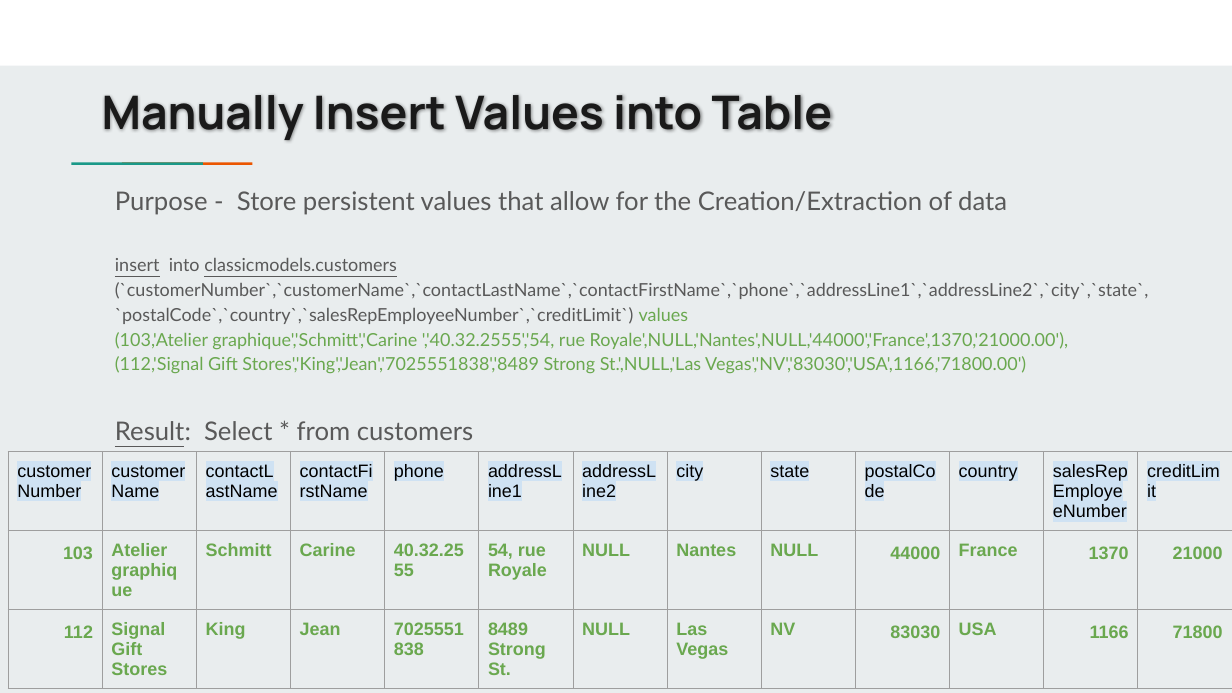
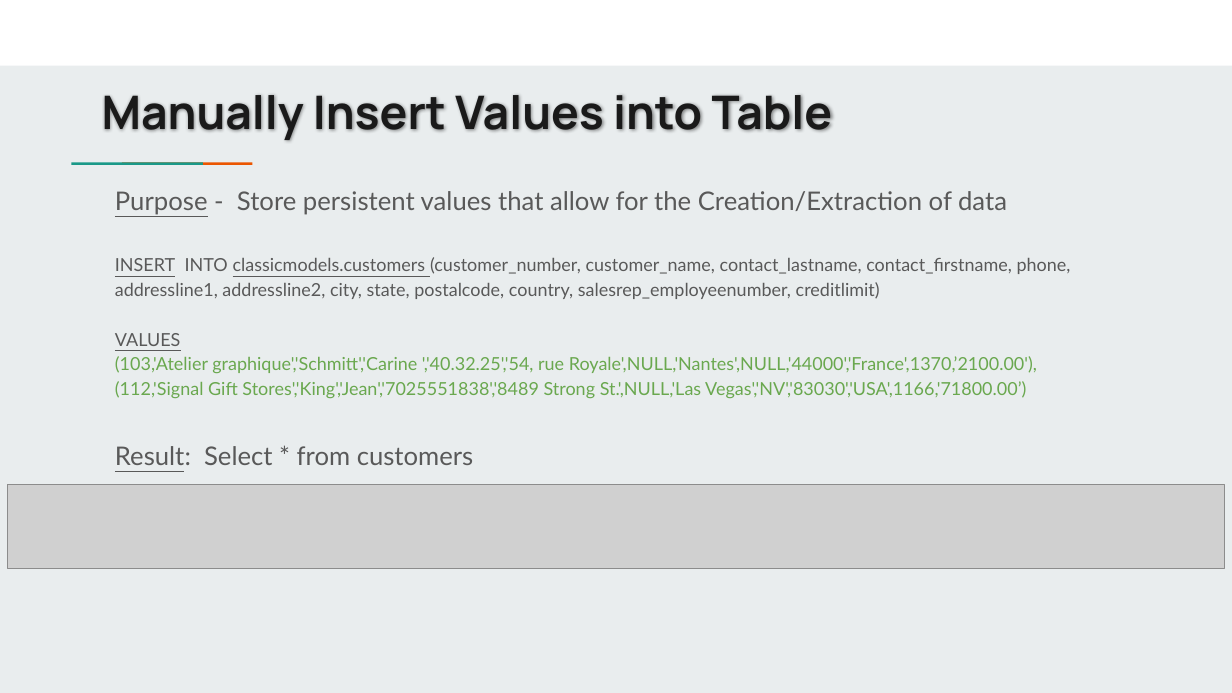
Before and after one commit to jbergmann56/OSDA-DataManipulationAndManagement, a slide deck: slide 8 of Lectures/(3) Extracting & Storing Data.pptx. Drawn at 1232x693 pixels with LibreOffice and Linux fonts; fonts in the diff are those of the drawing; grey boxes stand for pictures. Boxes give left, top, right and bottom in pixels: in the first picture for what was removed or moved away, otherwise in the second. Text is boxed around its words. In the diff, an @@ line names an element or a change of style, - is before the commit and + after.

```diff
--- a/Lectures/(3) Extracting & Storing Data.pptx
+++ b/Lectures/(3) Extracting & Storing Data.pptx
@@ text at (115,191,1007,215): underline on in "Purpose" @@
@@ text at (115,257,1071,398): text changed @@
-insert into classicmodels.customers (`customerNumber`,`customerName`,`contactLastName`,`contactFirstName`,`phone`,`addressLine1`,`addressLine2`,`city`,`state`,`postalCode`,`country`,`salesRepEmployeeNumber`,`creditLimit`) values
-(103,'Atelier graphique','Schmitt','Carine ','40.32.2555','54, rue Royale',NULL,'Nantes',NULL,'44000','France',1370,'21000.00'),
-(112,'Signal Gift Stores','King','Jean','7025551838','8489 Strong St.',NULL,'Las Vegas','NV','83030','USA',1166,'71800.00')
+INSERT INTO classicmodels.customers (customer_number, customer_name, contact_lastname, contact_firstname, phone, addressline1, addressline2, city, state, postalcode, country, salesrep_employeenumber, creditlimit)
+VALUES
+(103,'Atelier graphique','Schmitt','Carine ','40.32.25','54, rue Royale',NULL,'Nantes',NULL,'44000','France',1370,’2100.00'),
+(112,'Signal Gift Stores','King','Jean','7025551838','8489 Strong St.',NULL,'Las Vegas','NV','83030','USA',1166,'71800.00’)
@@ table removed at (8,452,1232,693), 3 rows, 13 columns @@
-customerNumber | customerName | contactLastName | contactFirstName | phone | addressLine1 | addressLine2 | city | state | postalCode | country | salesRepEmployeeNumber | creditLimit
-103 | Atelier graphique | Schmitt | Carine | 40.32.2555 | 54, rue Royale | NULL | Nantes | NULL | 44000 | France | 1370 | 21000
-112 | Signal Gift Stores | King | Jean | 7025551838 | 8489 Strong St. | NULL | Las Vegas | NV | 83030 | USA | 1166 | 71800
@@ picture added at (7,485,1225,568) @@
```
Also in this commit, not shown: 7 other slides changed, 1 slide removed, 11 other files.
